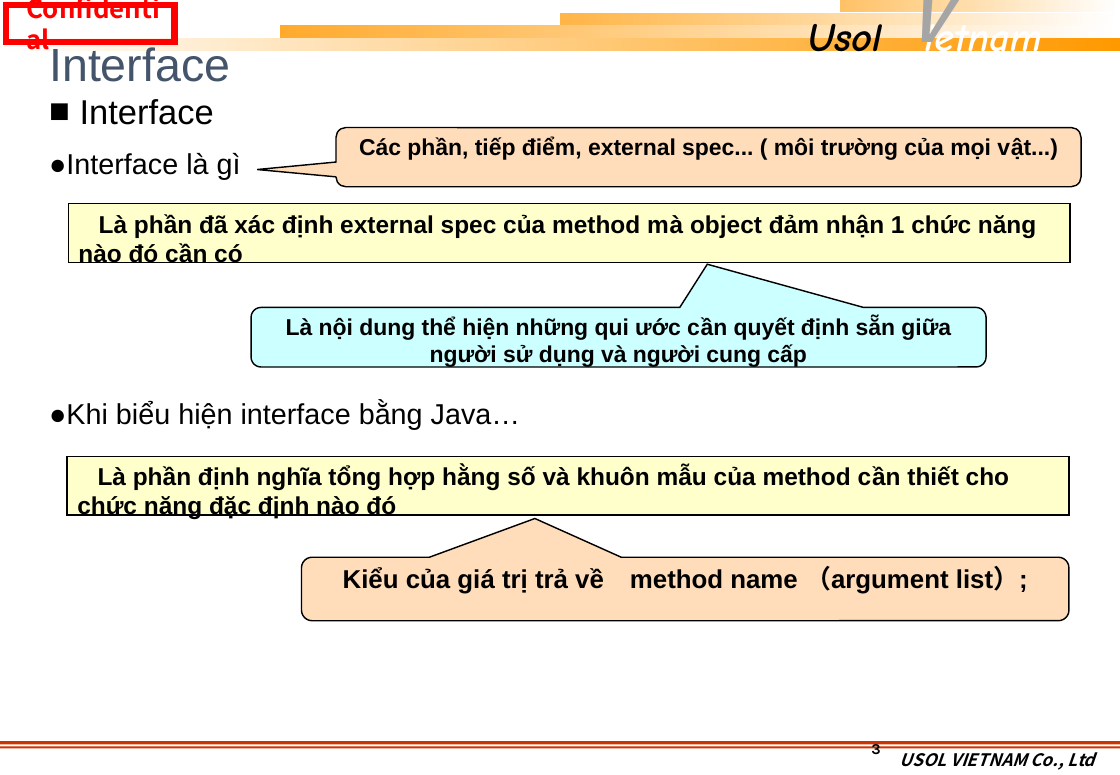
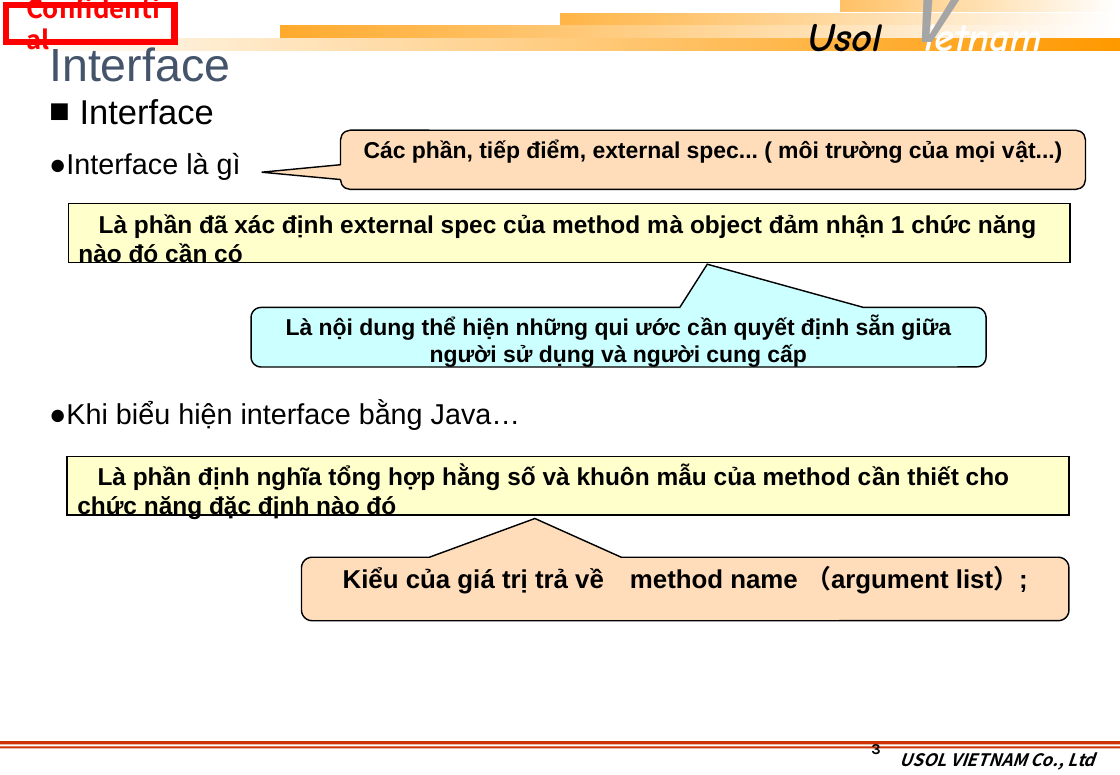
Before and after one commit to khuongmaingoc/javaDoc, a slide deck: slide 3 of Java_Week_7.pptx. Drawn at 1120x775 pixels with LibreOffice and Linux fonts; fonts in the diff are those of the drawing; background and template pictures are left out. Boxes give left, top, right and bottom in pixels: in the first picture for what was removed or moved away, otherwise in the second. Text is boxed around its words. In the diff, an @@ line names an element or a change of style, - is before the commit and + after.

```diff
--- a/Java_Week_7.pptx
+++ b/Java_Week_7.pptx
@@ rounded speech box "Các phần, tiếp điểm, external ..." moved from (x1=336, y1=127, x2=1082, y2=186) to (x1=340, y1=130, x2=1086, y2=189) @@
```
Also in this commit, not shown: 6 other slides changed, 2 other files.
